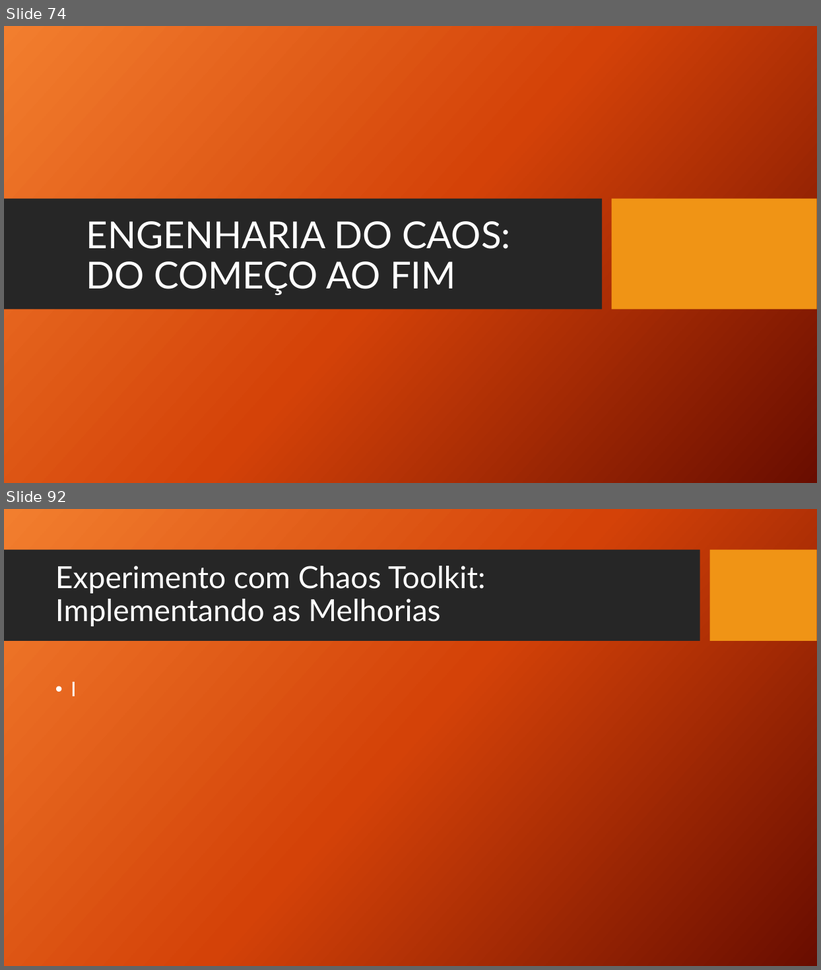
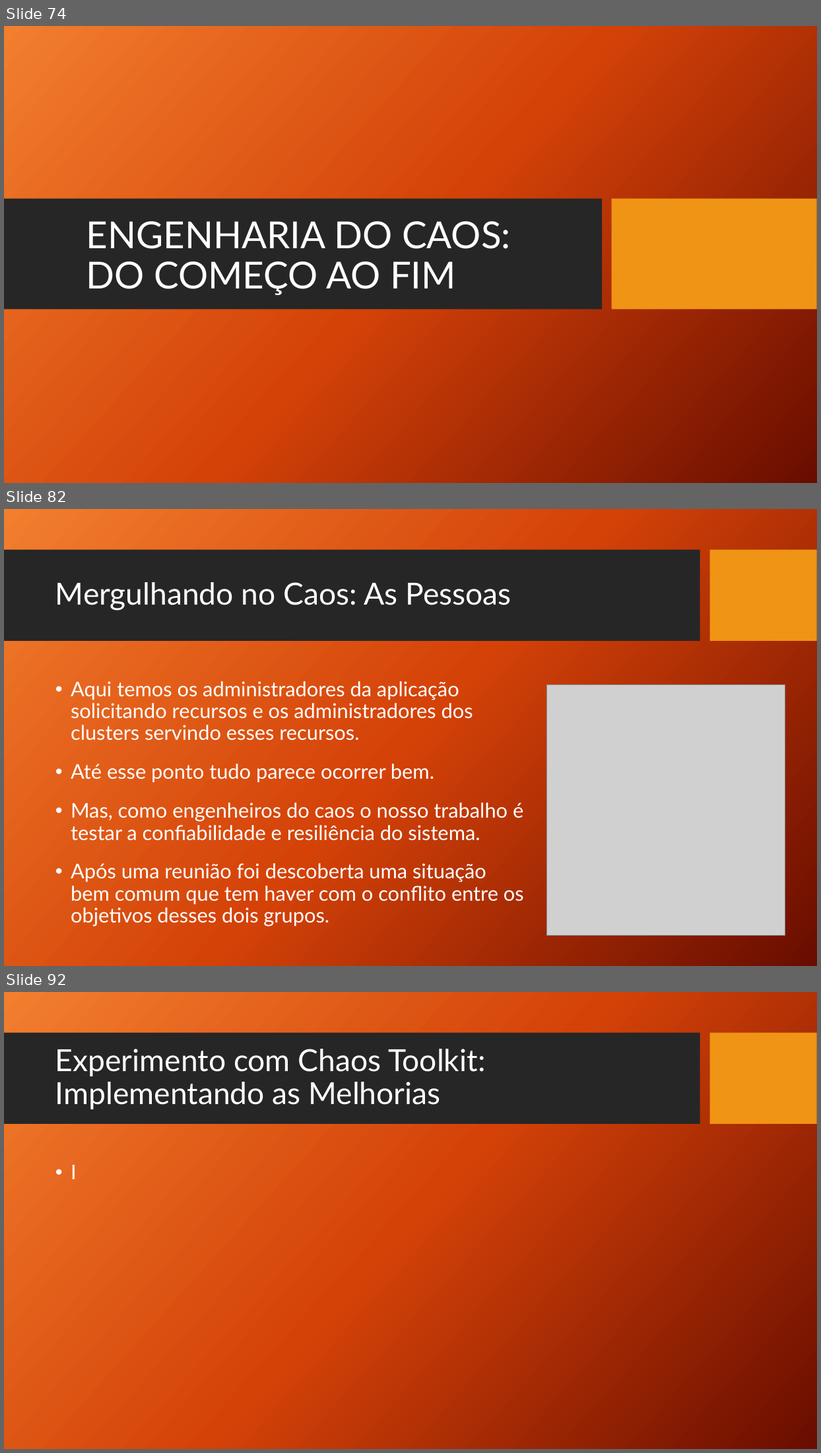
Before and after one commit to TCC-Chaos-Engineering/docs-chaos-engineering, a slide deck: docs/Chaos Engineering - Das Hipoteses aos Testes.pptx. Shown one above the other, each under a label of ours: slides 74 and 92 before the commit, slides 74, 82 and 92 after it; the slides between them are not shown. The pictures are 821x970 and 821x1453 pixels, drawn with LibreOffice and Linux fonts; fonts in the diff are those of the drawing; grey boxes stand for pictures; background and template pictures are left out. Boxes give left, top, right and bottom in pixels: in the first picture for what was removed or moved away, otherwise in the second. Text is boxed around its words. In the diff, an @@ line names an element or a change of style, - is before the commit and + after.

Commit message:
Adicionado Pessoas, Práticas e Processos

```diff
--- a/docs/Chaos Engineering - Das Hipoteses aos Testes.pptx
+++ b/docs/Chaos Engineering - Das Hipoteses aos Testes.pptx
@@ slide 82 added at box(4, 509, 817, 966), background picture (left out); not listed: 2 template elements that a slide beside it also shows @@
@@ title added at box(55, 582, 512, 611), 36 pt, text #FFFFFF @@
+Mergulhando no Caos: As Pessoas
@@ text added at box(71, 681, 524, 927), 24 pt, text #FFFFFF @@
+• Aqui temos os administradores da aplicação solicitando recursos e os administradores dos clusters servindo esses recursos.
+• Até esse ponto tudo parece ocorrer bem.
+• Mas, como engenheiros do caos o nosso trabalho é testar a confiabilidade e resiliência do sistema.
+• Após uma reunião foi descoberta uma situação bem comum que tem haver com o conflito entre os objetivos desses dois grupos.
@@ picture added at box(547, 685, 785, 936) @@
```
Also in this commit, not shown: 12 slides changed, 4 other slides added, 5 slides removed.
